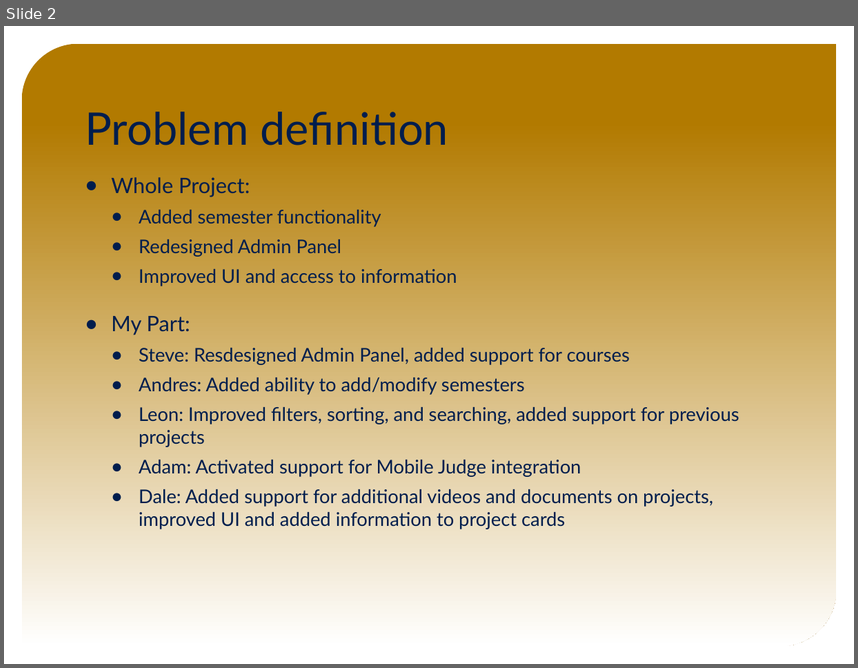
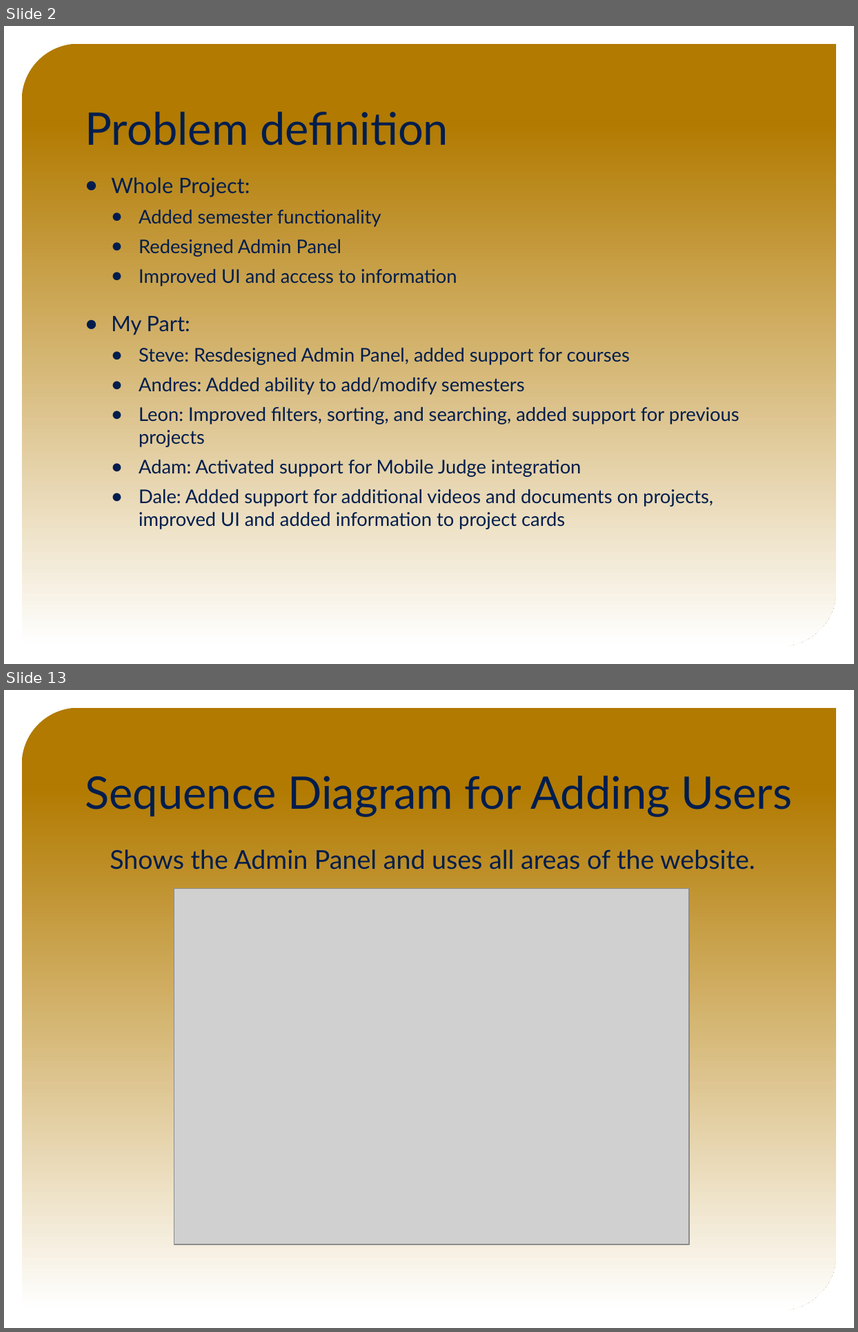
Before and after one commit to FIU-SCIS-Senior-Projects/VIP-Website-7.0, a slide deck: Presentation Slides/Final Presentation Slides.pptx. Shown one above the other, each under a label of ours: slide 2 before the commit, slides 2 and 13 after it; the slides between them are not shown. The pictures are 858x668 and 858x1332 pixels, drawn with LibreOffice and Linux fonts; fonts in the diff are those of the drawing; grey boxes stand for pictures; background and template pictures are left out. Boxes give left, top, right and bottom in pixels: in the first picture for what was removed or moved away, otherwise in the second. Text is boxed around its words. In the diff, an @@ line names an element or a change of style, - is before the commit and + after.

```diff
--- a/Presentation Slides/Final Presentation Slides.pptx
+++ b/Presentation Slides/Final Presentation Slides.pptx
@@ slide 13 added at (x1=4, y1=690, x2=854, y2=1328), background picture (left out); not listed: 1 template element that a slide beside it also shows @@
@@ title added at (x1=85, y1=776, x2=793, y2=817), 38 pt, text #001D4D @@
+Sequence Diagram for Adding Users
@@ text added at (x1=110, y1=849, x2=755, y2=869), 22 pt, text #001D4D @@
+Shows the Admin Panel and uses all areas of the website.
@@ picture added at (x1=174, y1=888, x2=689, y2=1244) @@
```
Also in this commit, not shown: 6 slides changed, 10 other slides added, 6 slides removed, 1 other file.
